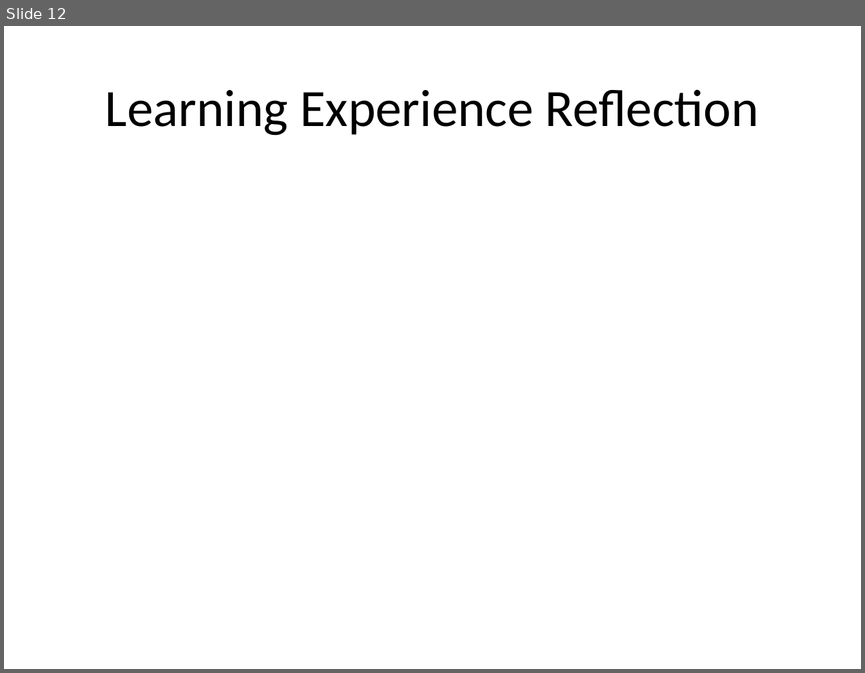
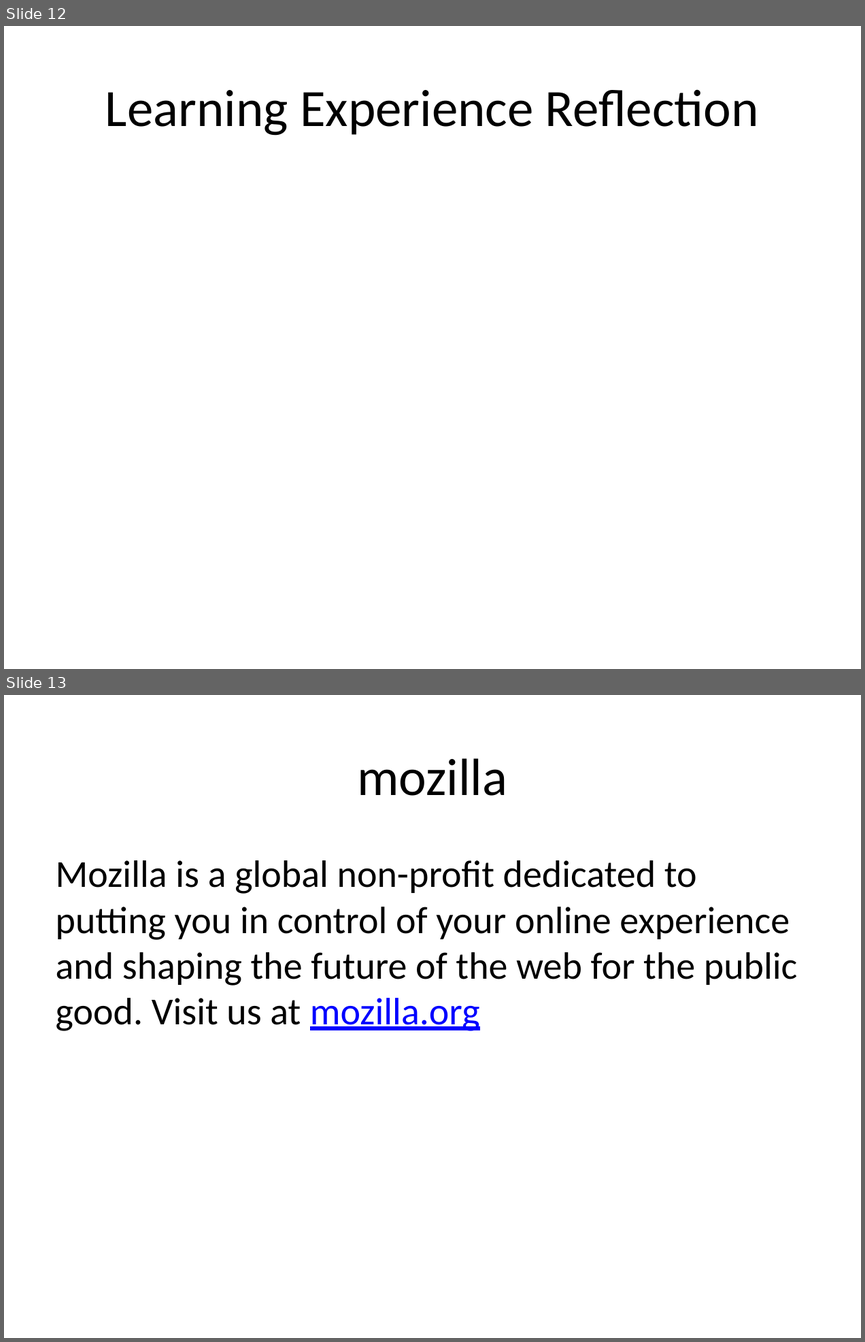
Before and after one commit to mr-eggleton/web-lit-core, a slide deck: powerpoints/01-web-and-you.pptx. Shown one above the other, each under a label of ours: slide 12 before the commit, slides 12 and 13 after it. The pictures are 865x673 and 865x1342 pixels, drawn with LibreOffice and Linux fonts; fonts in the diff are those of the drawing. Boxes give left, top, right and bottom in pixels: in the first picture for what was removed or moved away, otherwise in the second. Text is boxed around its words. In the diff, an @@ line names an element or a change of style, - is before the commit and + after.

```diff
--- a/powerpoints/01-web-and-you.pptx
+++ b/powerpoints/01-web-and-you.pptx
@@ slide 13 added at bbox=[4, 695, 861, 1338], background #FFFFFF @@
@@ title added at bbox=[357, 758, 507, 796], 44 pt, text #000000 @@
+mozilla
@@ text added at bbox=[56, 860, 797, 1031], 32 pt, text #000000 @@
+Mozilla is a global non-profit dedicated to putting you in control of your online experience and shaping the future of the web for the public good. Visit us at mozilla.org
```
Also in this commit, not shown: 1 other slide added, 17 other files.
